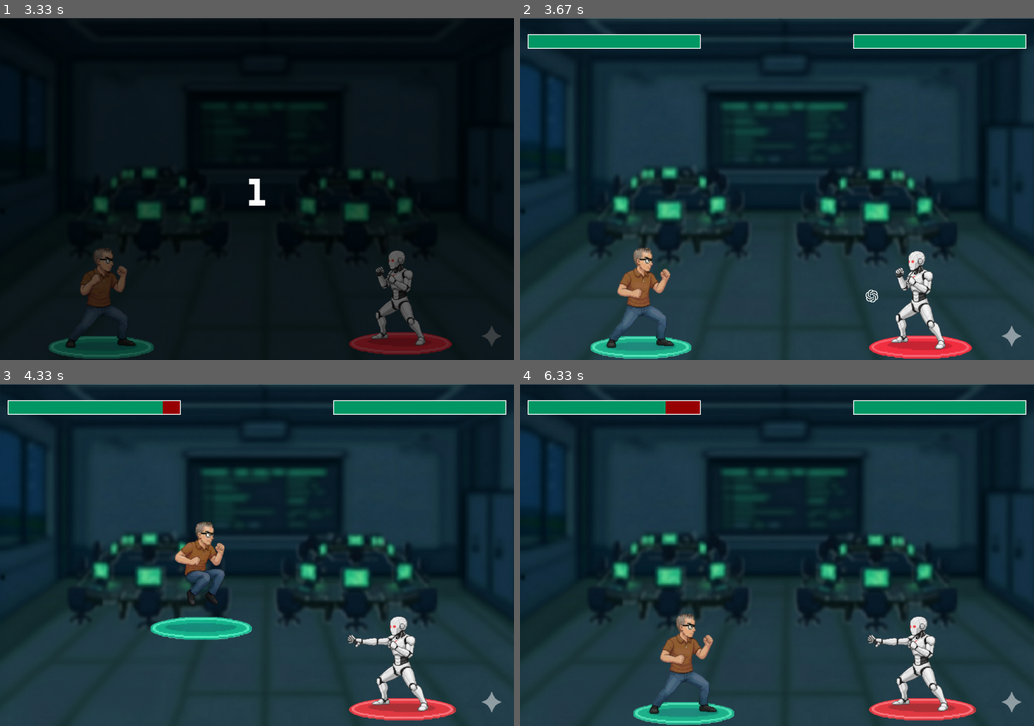
Above: before the commit, frames 1-4 (two rows, left to right).
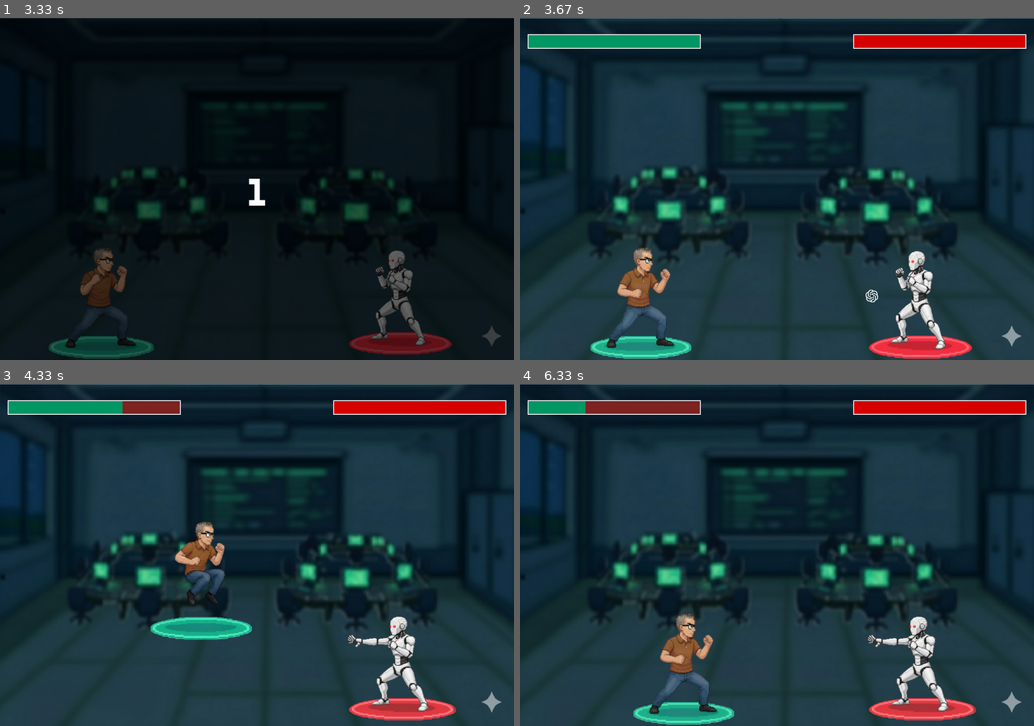
Above: after the commit, the same moments.

Repository: Gabriel-Henrique-2009/Trabalho_PyGames
Game: pygame game, started from Trabalho_PyGames/sistemadetiro.py
Two runs of this game, one before a commit and one after it. Both use one fixed random seed, a clock stepped at 60 frames per second and the inputs below.
Inputs (mouse positions are in pixels of both pictures, inside the frame that each line leads up to):
- Up to frame 1 (3.33 s): click "Jogar" at 0.38 s; click (267, 72) at 2.22 s
- Up to frame 2 (3.67 s): hold Right from 3.5 s (still down)
- Up to frame 3 (4.33 s): release Right at 3.97 s; hold Right from 4 s (still down); tap Space at 4.07 s
- Up to frame 4 (6.33 s): tap Space at 4.37, 4.9, 5.2, 5.47, 5.77, 5.9, 6.2 s; release Right at 4.47 s; click (879, 527) at 4.55 s; hold Left 4.83-5.37 s; hold Left 5.4-5.8 s; hold Right from 5.83 s (still down)

Frame 1 is identical in both runs. In frame 2, 1.3% of the frame differs, in the area x 65-99%, y 5-9%; in frame 3, 1.7%; in frame 4, 2.1%, in the area x 12-99%, y 5-9%.

Commit message:
commit daa jogabilidade - cor da vida e aumento das abilidades do boss

Diff:
--- a/Trabalho_PyGames/sistemadetiro.py
+++ b/Trabalho_PyGames/sistemadetiro.py
@@ -11,7 +11,8 @@
 estado_jogo = "MENU"
 
 
-vermelho = (153, 0, 0)
+vermelho_fundo = (128, 36, 36)
+vermelho = (216, 0, 0)
 verde = (0, 153, 102)
 branco = (255, 255, 255)
 
@@ -46,7 +47,7 @@
 imagem_atk_chatgpt = pygame.transform.scale(imagem_atk_chatgpt,(40, 40)) # deixei maior que o tiro do jogador para intimidar kkkkkkk
 tempo_ultimo_tiro_robo = 0
 intervalo_dos_tiro = 1.5
-vida_boss_max = 1 #VIDA BOSS
+vida_boss_max = 2 #VIDA BOSS
 vida_teste_5 = 0
 ###
 
@@ -160,9 +161,9 @@
         self.image = pygame.transform.flip(imagem_atual,self.esquerda,False)
 
 def barravida_player (vida, x, y):
-    proporcao = vida/10
+    proporcao = vida/3
     pygame.draw.rect(tela, branco, (x-2, y-2, 404, 34))
-    pygame.draw.rect(tela, vermelho, (x, y, 400, 30))
+    pygame.draw.rect(tela, vermelho_fundo, (x, y, 400, 30))
     pygame.draw.rect(tela, verde, (x, y, 400 * proporcao, 30))
     return
 
@@ -171,9 +172,9 @@
     proporcao = max(0, min(proporcao, 1))
     largura_verde = 400 * proporcao
     pygame.draw.rect(tela, branco, (x-2, y-2, 404, 34))
-    pygame.draw.rect(tela, vermelho, (x, y, 400, 30))
+    pygame.draw.rect(tela, vermelho_fundo, (x, y, 400, 30))
     x_invertido = x + (400 - largura_verde)
-    pygame.draw.rect(tela, verde, (x_invertido, y, largura_verde, 30)) # Para a barra diminuir da esquerda para a direita
+    pygame.draw.rect(tela, vermelho, (x_invertido, y, largura_verde, 30)) # Para a barra diminuir da esquerda para a direita
     return
 
 
@@ -250,7 +251,7 @@
                     contagem_final = time.time()
                     contagem = 3
                     vida_teste_5 = 0
-                    vida_player = 10
+                    vida_player = 3
                     player_rect.x = 100
                     player_rect.y = 800 - player_rect.height
                     pulando = False
@@ -409,12 +410,20 @@
                 estado_jogo = "VITORIA"
             else:
                 if usando == fase1:
+                    velocidade_tiro_boss = 8
+                    intervalo_dos_tiro = 1.5
                     usando = fase2
                 elif usando ==  fase2:
+                    velocidade_tiro_boss = 12
+                    intervalo_dos_tiro = 1.4
                     usando = fase3
                 elif usando == fase3:
+                    velocidade_tiro_boss = 16
+                    intervalo_dos_tiro = 1.3
                     usando = fase4
                 elif usando == fase4:
+                    velocidade_tiro_boss = 18
+                    intervalo_dos_tiro = 1.2
                     usando = fase5
 
                 texto_fase = font.render(usando,  True,(215,238,244))
